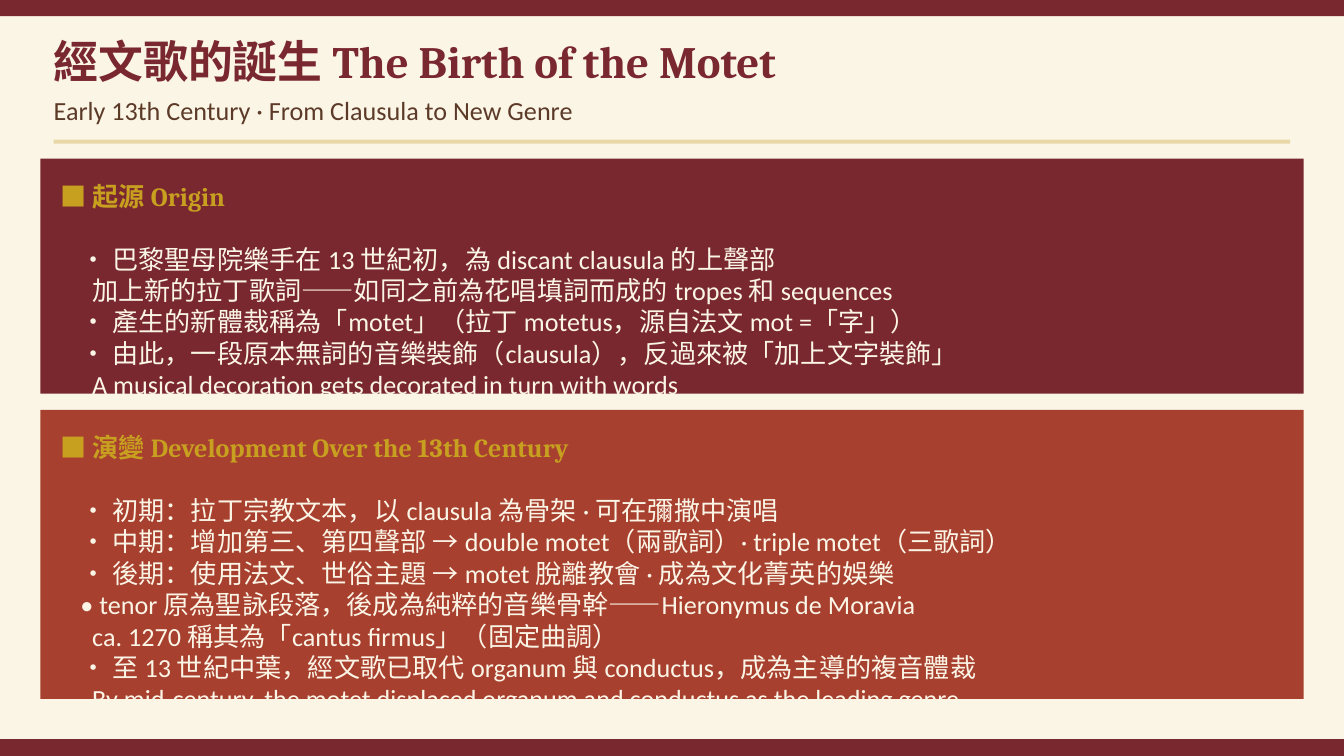
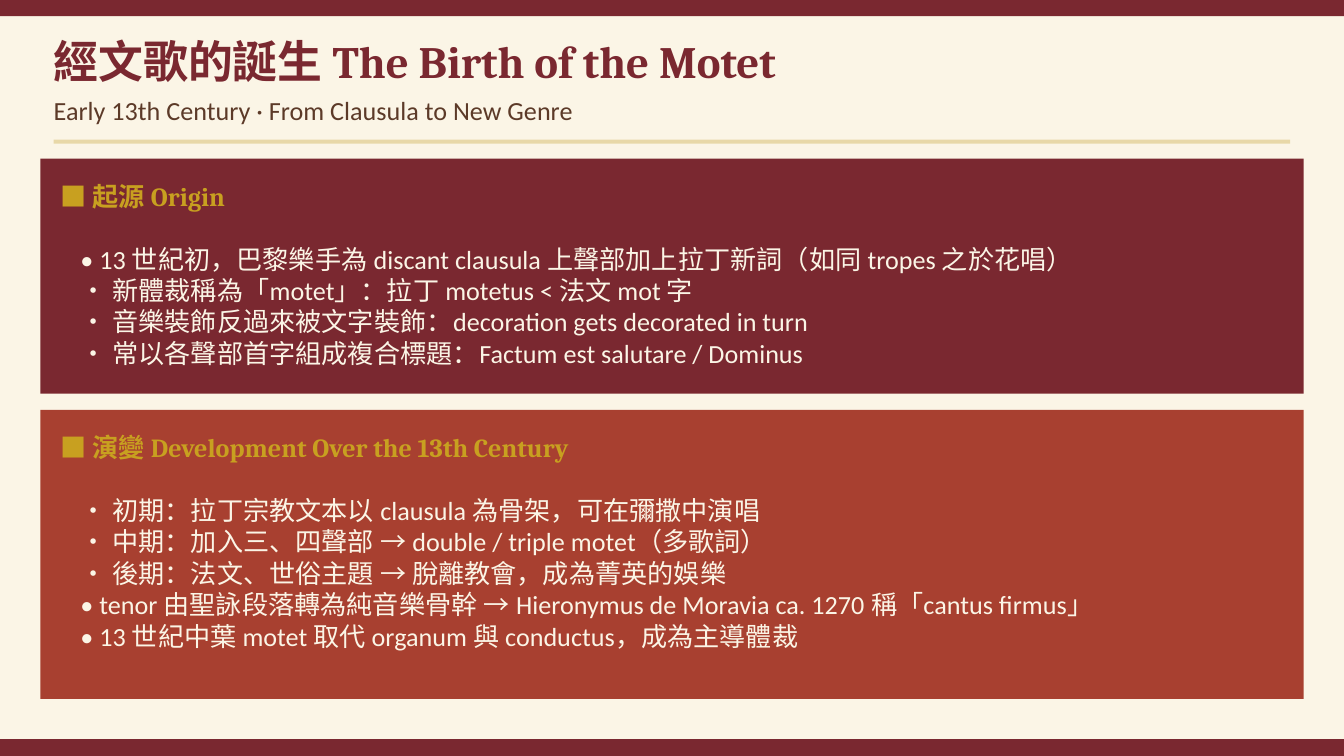
Before and after one commit to ccli-taipower/A_History_of_Western_Music, a slide deck: slide 10 of Ch05_Polyphony.pptx. Drawn at 1344x756 pixels with LibreOffice and Linux fonts; fonts in the diff are those of the drawing. Boxes give left, top, right and bottom in pixels: in the first picture for what was removed or moved away, otherwise in the second. Text is boxed around its words. In the diff, an @@ line names an element or a change of style, - is before the commit and + after.

```diff
--- a/Ch05_Polyphony.pptx
+++ b/Ch05_Polyphony.pptx
@@ text at [99,247,1073,366]: text changed @@
-• 巴黎聖母院樂手在 13 世紀初，為 discant clausula 的上聲部
-加上新的拉丁歌詞——如同之前為花唱填詞而成的 tropes 和 sequences
-• 產生的新體裁稱為「motet」（拉丁 motetus，源自法文 mot =「字」）
-• 由此，一段原本無詞的音樂裝飾（clausula），反過來被「加上文字裝飾」
-A musical decoration gets decorated in turn with words
-• 經文歌常以各聲部第一字組成複合標題：如 Factum est salutare / Dominus
+• 13 世紀初，巴黎樂手為 discant clausula 上聲部加上拉丁新詞（如同 tropes 之於花唱）
+• 新體裁稱為「motet」：拉丁 motetus < 法文 mot 字
+• 音樂裝飾反過來被文字裝飾：decoration gets decorated in turn
+• 常以各聲部首字組成複合標題：Factum est salutare / Dominus
@@ text at [99,498,1093,651]: text changed @@
-• 初期：拉丁宗教文本，以 clausula 為骨架 · 可在彌撒中演唱
-• 中期：增加第三、第四聲部 → double motet（兩歌詞）· triple motet（三歌詞）
-• 後期：使用法文、世俗主題 → motet 脫離教會 · 成為文化菁英的娛樂
-• tenor 原為聖詠段落，後成為純粹的音樂骨幹——Hieronymus de Moravia
-ca. 1270 稱其為「cantus firmus」（固定曲調）
-• 至 13 世紀中葉，經文歌已取代 organum 與 conductus，成為主導的複音體裁
-By mid-century, the motet displaced organum and conductus as the leading genre
+• 初期：拉丁宗教文本以 clausula 為骨架，可在彌撒中演唱
+• 中期：加入三、四聲部 → double / triple motet（多歌詞）
+• 後期：法文、世俗主題 → 脫離教會，成為菁英的娛樂
+• tenor 由聖詠段落轉為純音樂骨幹 → Hieronymus de Moravia ca. 1270 稱「cantus firmus」
+• 13 世紀中葉 motet 取代 organum 與 conductus，成為主導體裁
```
Also in this commit, not shown: 5 other slides changed, 27 other files.
